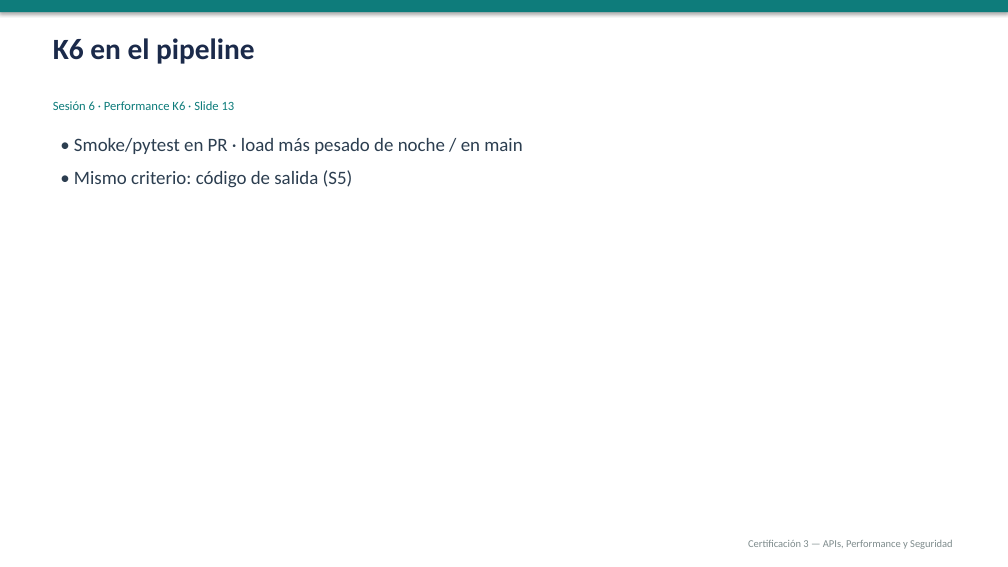
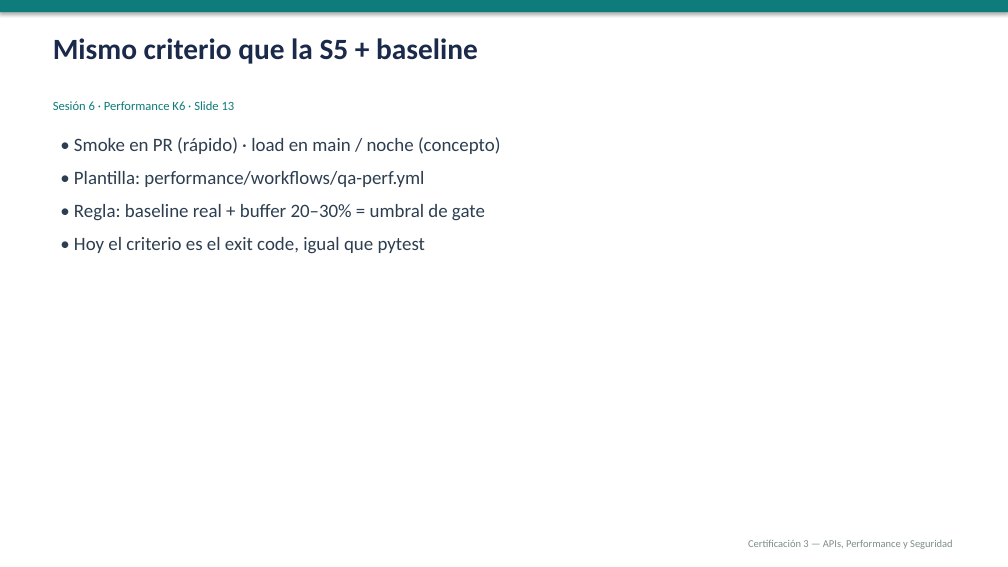
Before and after one commit to gbarandica/qa-automation-certification-3, a slide deck: slide 13 of sesiones/sesion-06/sesion-06.pptx. Drawn at 1008x567 pixels with LibreOffice and Linux fonts; fonts in the diff are those of the drawing. Boxes give left, top, right and bottom in pixels: in the first picture for what was removed or moved away, otherwise in the second. Text is boxed around its words. In the diff, an @@ line names an element or a change of style, - is before the commit and + after.

Commit message:
feat: agregar laboratorio de performance con K6 (Sesión 6)

```diff
--- a/sesiones/sesion-06/sesion-06.pptx
+++ b/sesiones/sesion-06/sesion-06.pptx
@@ text at (53,38,478,64): text changed @@
-K6 en el pipeline
+Mismo criterio que la S5 + baseline
@@ text at (74,137,500,254): text changed @@
-• Smoke/pytest en PR · load más pesado de noche / en main
-• Mismo criterio: código de salida (S5)
+• Smoke en PR (rápido) · load en main / noche (concepto)
+• Plantilla: performance/workflows/qa-perf.yml
+• Regla: baseline real + buffer 20–30% = umbral de gate
+• Hoy el criterio es el exit code, igual que pytest
```
Also in this commit, not shown: 19 other slides changed, 16 other files.
